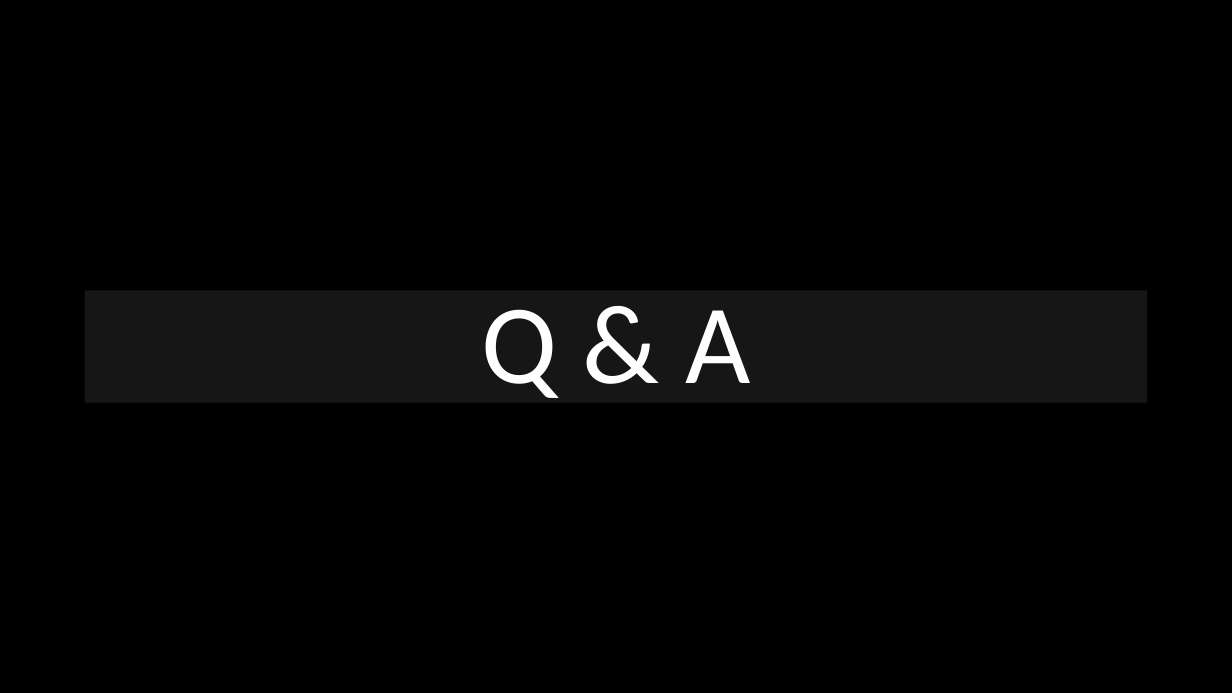
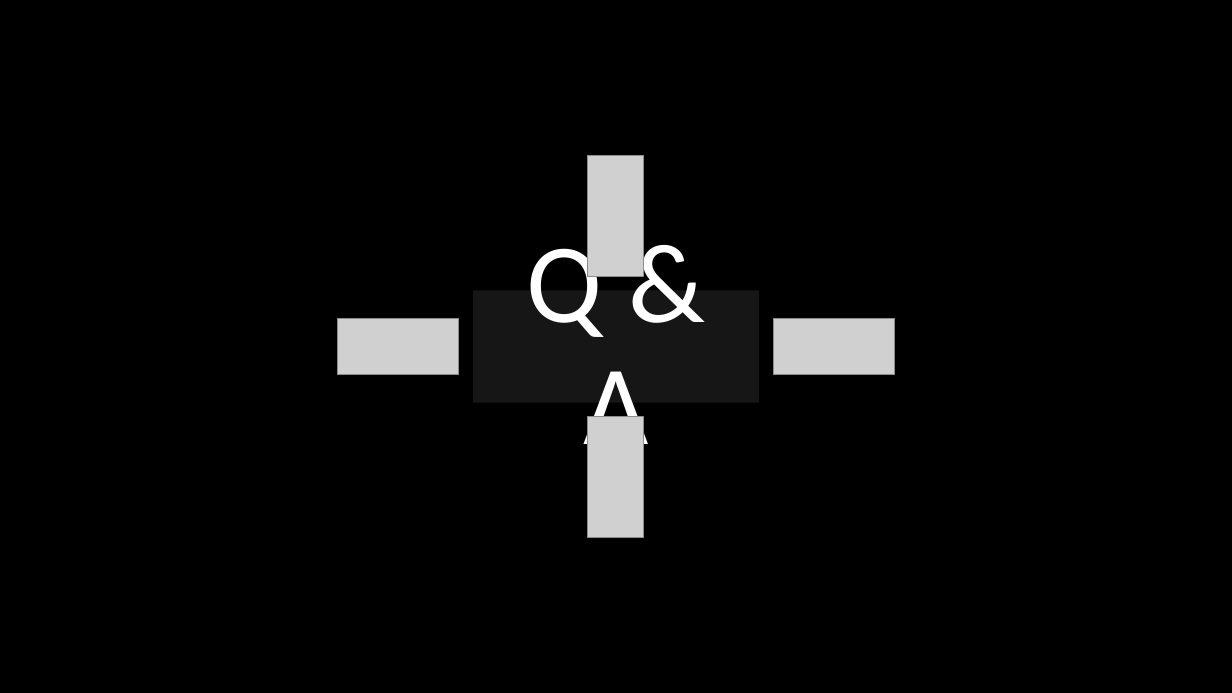
Before and after one commit to Demarsch/gun-violence, a slide deck: slide 14 of Presentation/Gun Violence.pptx (slide 10 before the commit). Drawn at 1232x693 pixels with LibreOffice and Linux fonts; fonts in the diff are those of the drawing; grey boxes stand for pictures; background and template pictures are left out. Boxes give left, top, right and bottom in pixels: in the first picture for what was removed or moved away, otherwise in the second. Text is boxed around its words. In the diff, an @@ line names an element or a change of style, - is before the commit and + after.

```diff
--- a/Presentation/Gun Violence.pptx
+++ b/Presentation/Gun Violence.pptx
@@ picture added at (588,155,644,276) @@
@@ title "Q & A": place and size @@
-title "Q & A" at (85,290,1148,402)
+title "Q & A" at (473,290,760,402)
@@ picture added at (337,319,458,375) @@
@@ picture added at (774,319,895,375) @@
@@ picture added at (588,417,644,538) @@
```
Also in this commit, not shown: 5 slides added, 1 slide removed, 6 other files.
